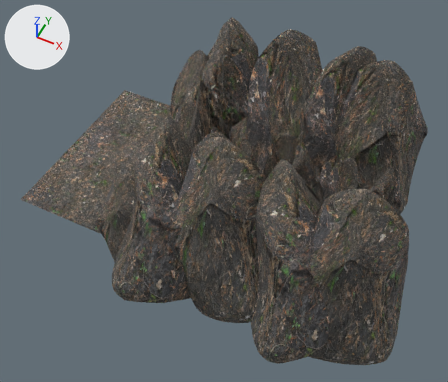
The glTF model Editor/assets/models/canyon/canyon01.gltf: old version first, new version second.
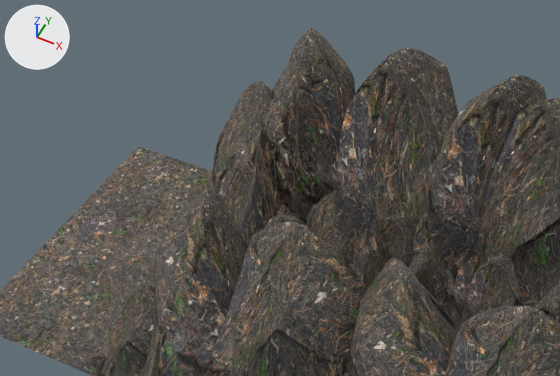
There are two pictures of each version: one whole from a 50 mm lens placed at (36.3, -69.4, 88.0), pointed at (3.5, -3.8, 6.0), one close up on the part from 9% to 86% of the width and 0% to 61% of the height. Every picture has the same lights, and +X, +Y and +Z are marked at upper left. Where no turn or scale is listed for an object, it has been applied to the vertices.

In view in the first close-up: 'Plane.002', 'Rock.079', 'Rock.106', 'Rock.119', 'Rock.125', 'Rock.138', 'Rock.139', 'Rock.140', 'Rock.145', 'Rock.146', 'Rock.147', 'Rock.148'.
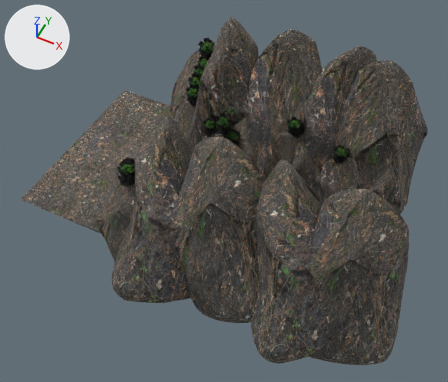
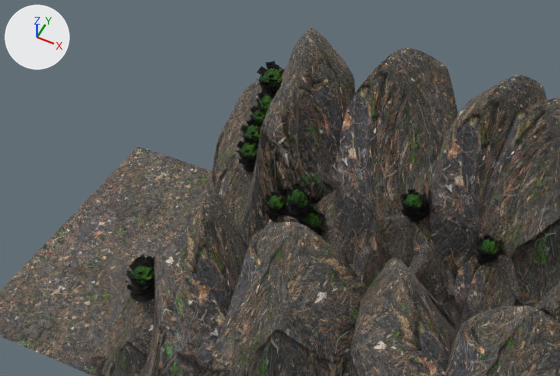
The change in detail:
Picture 'bushbaseColor' (img_bushbasecolor) is new.
Picture 'bushnormal' (img_bushnormal) is new.
Material 'Bush' (mat_bush) is new.
Uses the picture img_bushbasecolor.
Uses the picture img_bushnormal.
Mesh me_bush is new.
It has 656 vertices, 966 faces and spans x -0.621..0.638, y -0.147..1.02, z -0.493..0.747.
It uses material mat_bush.
Object 'Bush.3663' (ob_bush_3663) is new; it shows me_bush.
Its location is (-6.89, -14.85, 13.84).
Its rotation in degrees is (74, 2, -134).
Its scale is (4.06, 6.32, 3.96).
Object 'Bush.3662' (ob_bush_3662) is new; it shows me_bush.
Its location is (-5.94, -16.95, 16.94).
Its rotation in degrees is (68, -22, -17).
Its scale is (3.32, 3.32, 3.32).
Object 'Bush.3661' (ob_bush_3661) is new; it shows me_bush.
Its location is (-9.72, 17.95, 15.56).
Its rotation in degrees is (78, -23, -14).
Its scale is (4.27, 4.27, 4.27).
Object 'Bush.3660' (ob_bush_3660) is new; it shows me_bush.
Its location is (-9.72, 15.9, 14.44).
Its rotation in degrees is (89, -2.7, -39).
Its scale is (3.17, 3.17, 3.17).
Object 'Bush.3659' (ob_bush_3659) is new; it shows me_bush.
Its location is (-9.72, 14.54, 12.94).
Its rotation in degrees is (82, -21, -29).
Its scale is (3.38, 3.38, 3.38).
Object 'Bush.3658' (ob_bush_3658) is new; it shows me_bush.
Its location is (-9.72, 13.26, 11.59).
Its rotation in degrees is (88, -25, -13).
Its scale is (3.52, 3.52, 3.52).
Object 'Bush.3657' (ob_bush_3657) is new; it shows me_bush.
Its location is (-9.72, 11.62, 10.44).
Its rotation in degrees is (92, -17, -22).
Its scale is (3.32, 3.32, 3.32).
Object 'Bush.3613' (ob_bush_3613) is new; it shows me_bush.
Its location is (20.77, 8.19, 11.05).
Its rotation in degrees is (85, -19, -13).
Its scale is (2.89, 2.89, 2.89).
Object 'Bush.3606' (ob_bush_3606) is new; it shows me_bush.
Its location is (11.49, 9.29, 12.93).
Its rotation in degrees is (85, -19, -13).
Its scale is (2.89, 2.89, 2.89).
Object 'Bush.3605' (ob_bush_3605) is new; it shows me_bush.
Its location is (-1.52, 8.3, 6.62).
Its rotation in degrees is (61, -2, 6.8).
Its scale is (3.31, 3.31, 3.31).
Object 'Bush.3604' (ob_bush_3604) is new; it shows me_bush.
Its location is (-4.29, 7.33, 7.94).
Its rotation in degrees is (85, -19, -13).
Its scale is (2.89, 2.89, 2.89).
Object 'Bush.3603' (ob_bush_3603) is new; it shows me_bush.
Its location is (-0.64, 7.74, 6.72).
Its rotation in degrees is (83, 3.5, 6.2).
Its scale is (2.89, 2.89, 2.89).
Object 'Bush.3602' (ob_bush_3602) is new; it shows me_bush.
Its location is (-2.24, 7.45, 8.05).
Its rotation in degrees is (67, -7, 5.5).
Its scale is (3.1, 4.11, 3.43).

What differs and where, as boxes [x1, y1, x2, y2] in the close-ups (560 x 376 px):
'Bush.3662', added
    after: [127, 259, 155, 302]
'Bush.3602', added
    after: [284, 183, 313, 225]
'Bush.3606', added
    after: [401, 189, 429, 222]
'Bush.3661', added
    after: [256, 61, 284, 95]
'Bush.3613', added
    after: [475, 235, 506, 266]
'Bush.3657', added
    after: [236, 138, 258, 172]
'Bush.3604', added
    after: [264, 191, 287, 222]
'Bush.3603', added
    after: [301, 210, 325, 236]
'Bush.3658', added
    after: [240, 120, 261, 144]
'Bush.3660', added
    after: [256, 90, 275, 118]
'Bush.3659', added
    after: [249, 106, 266, 129]
'Bush.3663', added
    after: [126, 255, 155, 277]
'Bush.3605', added
    after: [310, 204, 321, 214]
